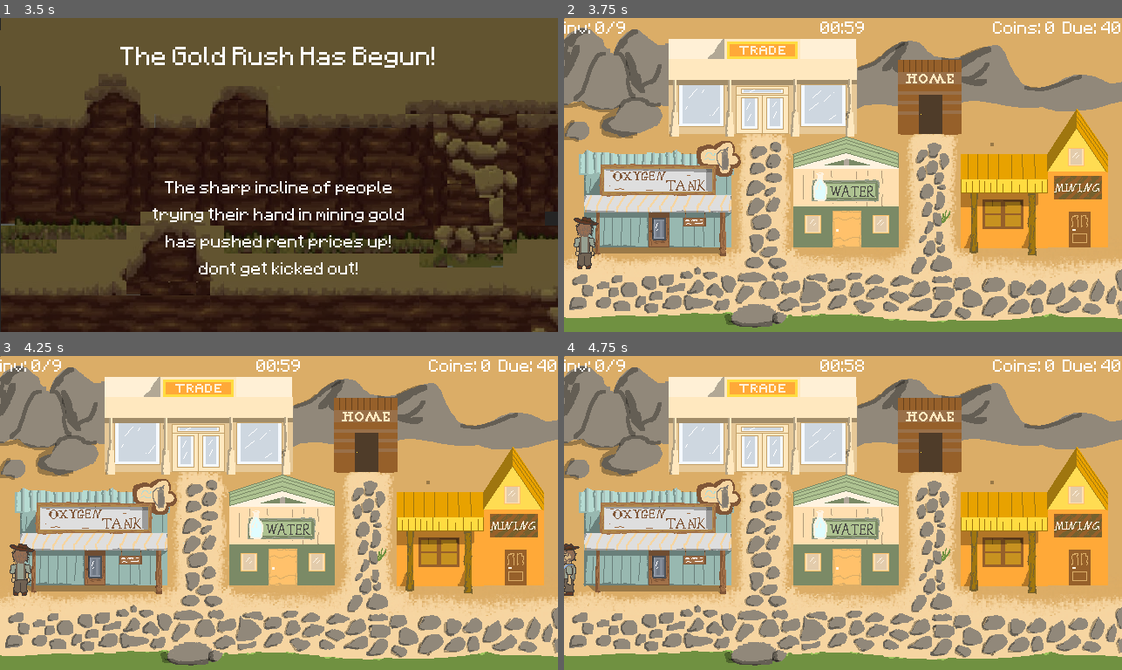
Above: before the commit, frames 1-4 (two rows, left to right).
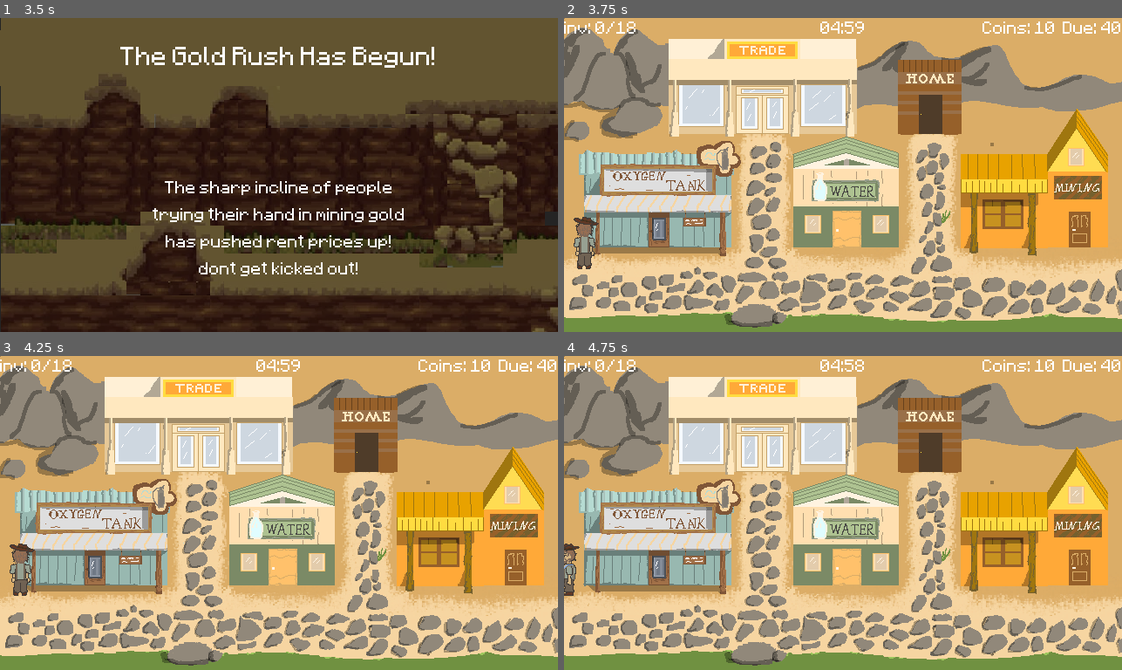
Above: after the commit, the same moments.

Repository: bendy1234/xhacks
Game: Godot game, scene res://scenes/main_menu.tscn
The game is run twice, just before and just after one commit, with the same random seed, the same clock (stepped at 60 frames per second) and the same inputs.
Inputs:
- Up to frame 1 (3.5 s): click "Play" at 0.5 s; tap Enter at 1.25, 2.75 s; hold D (right) 1.28-2.03 s; hold X (mine) 1.28-2.03 s; tap Space (spacebar) at 2 s; hold S (down) 2.03-2.78 s; tap Up (enter_door) at 2.1 s; tap X (mine) at 2.3 s; hold D (right) from 2.78 s (still down); hold X (mine) from 2.78 s (still down)
- Up to frame 2 (3.75 s): tap Space (spacebar) at 3.5, 3.6 s; release D (right) at 3.53 s; release X (mine) at 3.53 s; hold W (up) from 3.53 s (still down)
- Up to frame 3 (4.25 s): keep holding W (up); tap X (mine) at 3.8 s
- Up to frame 4 (4.75 s): tap Enter at 4.25 s; release W (up) at 4.28 s; hold A (left) from 4.28 s (still down); hold X (mine) from 4.28 s (still down)

Frame 1 is identical in both runs. In frame 2, 0.2% of the frame differs, in the area x 9-86%, y 1-5%; in frame 3, 0.2%; in frame 4, 0.2%.

Commit message:
minor tweeks

Diff:
--- a/autoloads/game_stuff.gd
+++ b/autoloads/game_stuff.gd
@@ -1,6 +1,6 @@
 extends Node
 
-var rent_time = 1 * 60
+var rent_time = 5 * 60
 var time_till_rent = rent_time
 var rent_amount = 40
 
--- a/code/hud.gd
+++ b/code/hud.gd
@@ -11,6 +11,6 @@
 	var n = WorldManager.player.inv["gold_ore"];
 	n += WorldManager.player.inv["iron_ore"];
 	n += WorldManager.player.inv["coal_ore"];
-	$inv.text = "inv: %d/9" % n
+	$inv.text = "inv: %d/18" % n
 	$time.text = format_time(GameStuff.time_till_rent)
 	$coins.text = "Coins: %d  Due: %d" % [WorldManager.player.coins, GameStuff.rent_amount]
--- a/code/mine.gd
+++ b/code/mine.gd
@@ -110,7 +110,7 @@
 	for s in ["gold_ore", "iron_ore", "coal_ore"]:
 		c += WorldManager.player.inv[s]
 
-	if c >= 9: # max ore count
+	if c >= 18: # max ore count
 		return
 
 	if source_id == TileType.GOLD:
--- a/code/player.gd
+++ b/code/player.gd
@@ -13,10 +13,10 @@
 var facing = Facing.RIGHT
 var target_tile: Vector2i
 var mining_time: float
-var coins: int = 0
+var coins: int = 10
 
 var pick_lvl: PickLvl = PickLvl.WOOD
-var O2_lvl:int = 0
+var O2_lvl: int = 0
 #endregion
 
 #@export var inv: Inv
